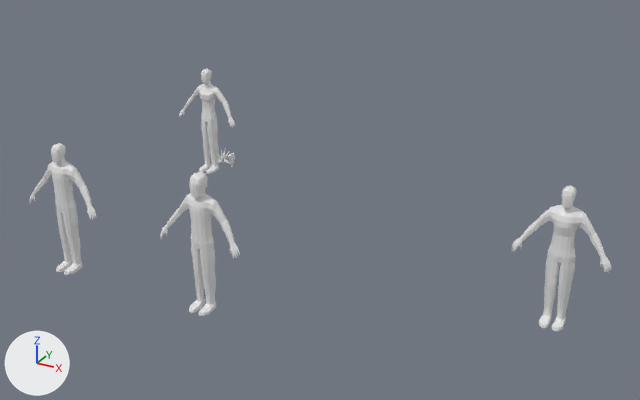
The Blender file scalingscene_2.blend as it was, and as the next commit left it.
Camera for both pictures: a camera (50 mm lens) standing at (6.75, -9.47, 6.4) and looking at (0.81, 1.33, 0.99). Lighting does not change. The marker at lower left points along +X, +Y and +Z. The same objects are shown in both versions, whatever each file hides.

Objects in the first picture: 'female', 'hairmodel', 'hairmodel.001', 'npc_f_club_01'.
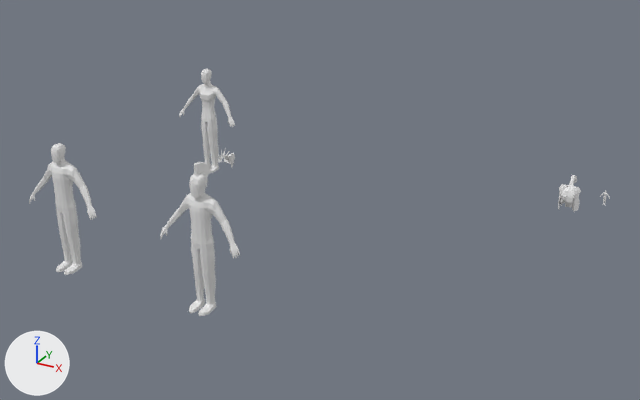
Where the newer file only moved an object's origin or applied its transform, the numbers keep the older frame.

Location of each change, [x1, y1, x2, y2] in pixels of the pictures (640 x 400 px):
'female', mesh rescaled: before [512, 186, 611, 331]; after [600, 191, 610, 205]
'hair_f_2', added: after [558, 185, 581, 212]
'hairmodel.002', added: after [194, 162, 212, 177]
'hair_f_2.001', added: after [559, 184, 581, 210]
'hair_f_3', added: after [560, 175, 577, 208]

The change in detail:
me_cube_056 has 866 vertices, 842 faces and spans x -6.9..6.9, y -2.6..1.4, z -18.9..2.1.
me_cube_056 is used by ob_female; location (4.5, 1.24, 1.79); scale (0.0953, 0.0953, 0.0953).
me_cube_056 part 1: the whole mesh is scaled about its middle by 0.0953, then moved by (4.5, 1.8, 9.4).
Mesh me_sphere_002 is new.
It has 100 vertices, 91 faces and spans x -0.13..0.141, y -0.118..0.169, z -0.148..0.214.
Mesh me_sphere_003 is new.
It has 57 vertices, 43 faces and spans x -0.143..0.0, y -0.117..0.152, z -0.1..0.213.
Mesh me_cube_109 is new.
It has 79 vertices, 60 faces and spans x -1.06..0.0, y -1.22..2.82, z -0.58..3.27.
Mesh me_cube_110 is new.
It has 54 vertices, 52 faces and spans x -0.52..0.52, y -1.41..1.86, z -1.47..1.4.
Object 'hair_f_2' (ob_hair_f_2) is new; it shows me_sphere_002.
Its location is (4.5, 1.24, 1.79).
Object 'hair_f_2.001' (ob_hair_f_2_001) is new; it shows me_sphere_003.
Its location is (4.5, 1.24, 1.79).
It gains a MIRROR modifier named 'Mirror'.
Modifier setting: use_clip = True.
Object 'hair_f_3' (ob_hair_f_3) is new; it shows me_cube_109.
Its location is (4.5, 1.24, 1.79).
Its scale is (0.0953, 0.0953, 0.0953).
It gains a MIRROR modifier named 'Mirror'.
Modifier setting: use_clip = True.
Object 'hairmodel.002' (ob_hairmodel_002) is new; it shows me_cube_110.
Its location is (0.11, -0.65, 2.04).
Its scale is (0.0953, 0.0953, 0.0953).
